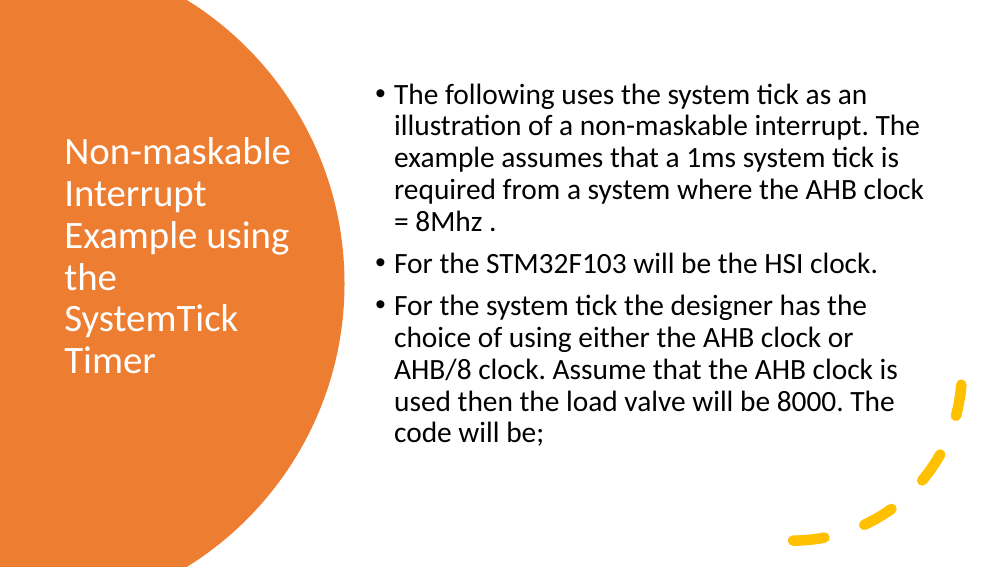
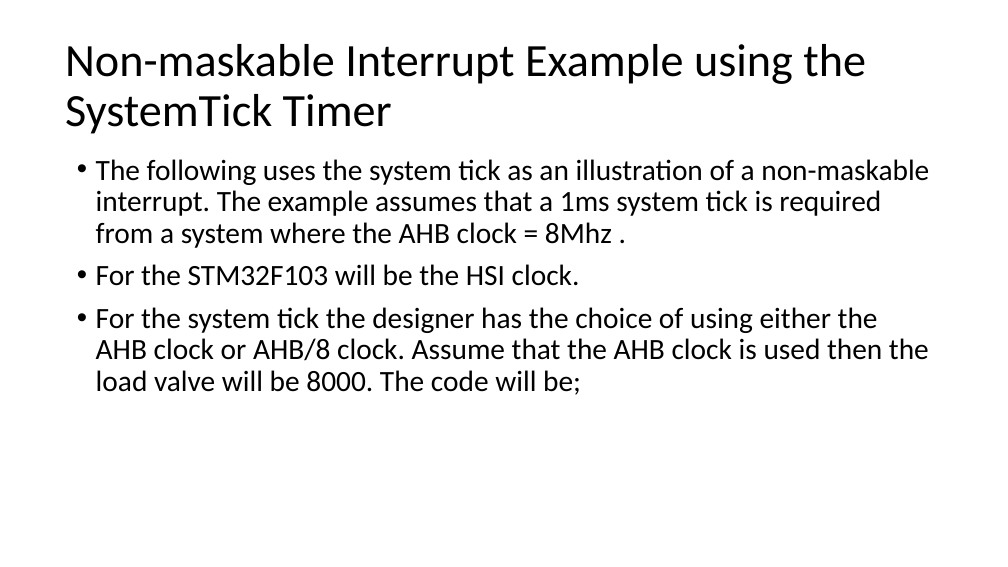
Before and after one commit to Mohamedsaied8/EmbeddedCppDiploma, a slide deck: slide 13 of interfacing/Slides/Interrupts.pptx. Drawn at 1008x567 pixels with LibreOffice and Linux fonts; fonts in the diff are those of the drawing. Boxes give left, top, right and bottom in pixels: in the first picture for what was removed or moved away, otherwise in the second. Text is boxed around its words. In the diff, an @@ line names an element or a change of style, - is before the commit and + after.

```diff
--- a/interfacing/Slides/Interrupts.pptx
+++ b/interfacing/Slides/Interrupts.pptx
@@ freeform shape removed at (0, 0, 345, 567) @@
@@ title "Non-maskable Interrupt Example using the ...": place and size @@
-title "Non-maskable Interrupt Example using the ..." at (64, 137, 291, 374)
+title "Non-maskable Interrupt Example using the ..." at (65, 44, 866, 134)
@@ title "Non-maskable Interrupt Example using the ..." at (65, 44, 866, 134): size 37 to 44 pt, text colour #FFFFFF to #000000 @@
@@ text "The following uses the system ...": place and size @@
-text "The following uses the system ..." at (394, 83, 924, 446)
+text "The following uses the system ..." at (96, 159, 929, 395)
@@ text "The following uses the system ..." at (96, 159, 929, 395): vertical alignment middle to top @@
@@ arc (boxed as its full ellipse) removed at (625, 203, 963, 541) @@
```
Also in this commit, not shown: 17 other slides changed, 47 other files.
